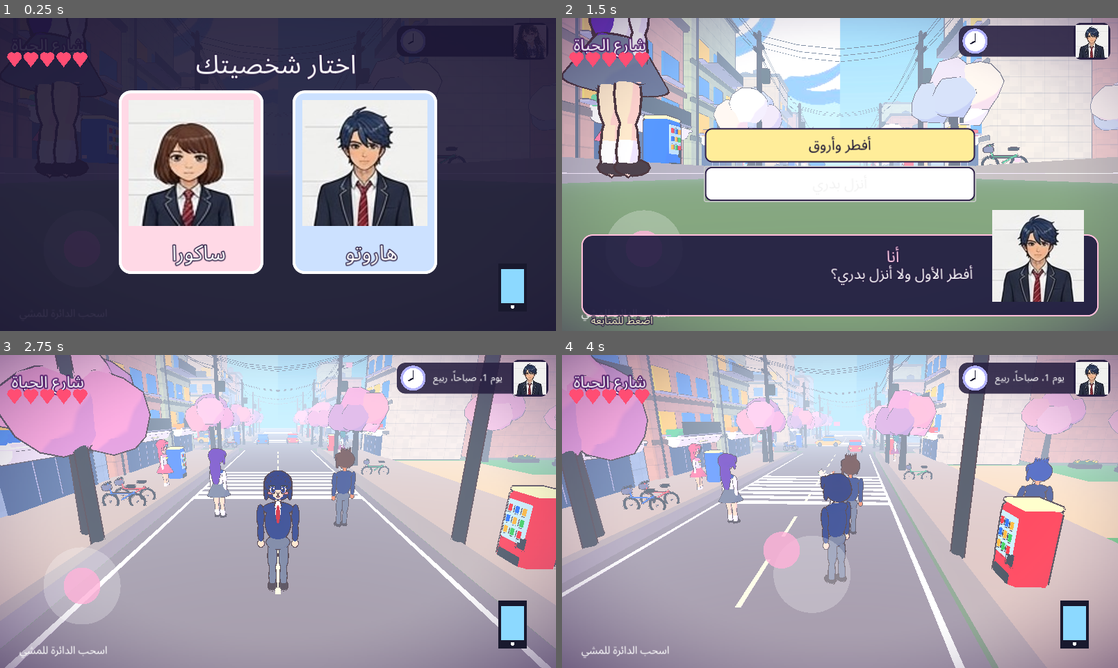
Above: before the commit, frames 1-4 (two rows, left to right).
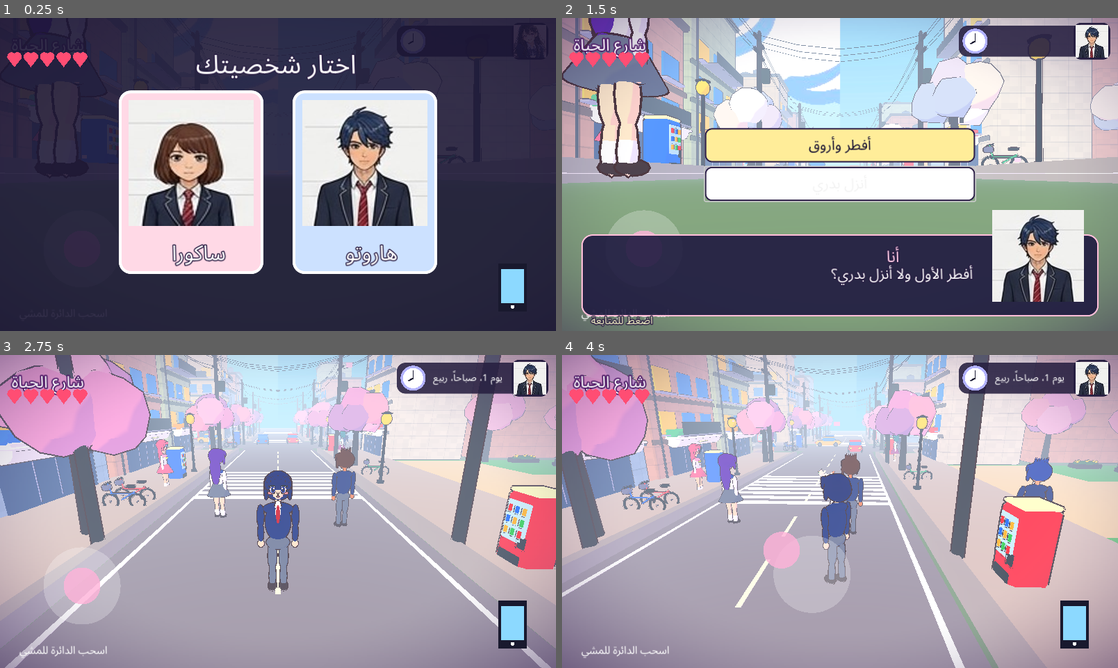
Above: after the commit, the same moments.

Repository: otakucoderstudio/anime-life-game
Game: Godot game, scene res://main.tscn
The game is run twice, just before and just after one commit, with the same random seed, the same clock (stepped at 60 frames per second) and the same inputs.
Inputs (mouse positions are in pixels of both pictures, inside the frame that each line leads up to):
- Up to frame 1 (0.25 s): no input
- Up to frame 2 (1.5 s): tap Enter at 0.5 s; move the mouse to (962, 158) at 0.52 s; hold Right (ui_right) 0.53-1.25 s; click (962, 158) at 0.67 s; drag from (728, 190) to (812, 237) at 1.27 s
- Up to frame 3 (2.75 s): click "أفطر وأروق" at 2 s
- Up to frame 4 (4 s): move the mouse to (895, 442) at 2.77 s; hold Right (ui_right) 2.78-3.5 s; drag from (812, 574) to (673, 464) at 3.52 s

The runs differ from the first frame. In frame 2, 0.7% of the frame differs, in the area x 23-88%, y 12-48%; in frame 3, 0.4%; in frame 4, 0.4%.

Commit message:
Source for v3d-0.49: Street lamps on main street

Diff:
--- a/godot-3d/main.gd
+++ b/godot-3d/main.gd
@@ -258,6 +258,8 @@
 			building(side,z,h,cols[(i+(1 if side>0 else 0))%cols.size()],i)
 			shop(side,z,i+(1 if side>0 else 0))
 		sakura(Vector3(-5.9,0,-float(i)*9.5-1),i) if i%2==0 else null
+		if i%2==0: pglb("lamp",Vector3(5.7,0.1,-float(i)*9.5-8.6),0.0)
+		else: pglb("lamp",Vector3(-5.7,0.1,-float(i)*9.5-3.0),180.0)
 		sakura(Vector3(5.9,0,-float(i)*9.5-6),i+3) if i%2==1 else null
 		if i%3==0:
 			bike(Vector3(-6.3,0.2,-float(i)*9.5-4),90,Color(0.3,0.5,0.8)); bike(Vector3(-6.3,0.2,-float(i)*9.5-5.0),90,Color(0.85,0.4,0.4))
@@ -890,7 +892,7 @@
 		if frames==30 and 'talk' in OS.get_cmdline_user_args(): start_scene('w1','',npcs[5].lines)
 		if frames==20 and 'momo' in OS.get_cmdline_user_args(): scene_layer.visible=false; mode='play'; player.position=Vector3(0,0,-6)
 		if frames==20 and 'bench' in OS.get_cmdline_user_args(): scene_layer.visible=false; mode='play'; energy=2; player.position=Vector3(20.0,0,-7.2)
-		if frames==20 and 'night' in OS.get_cmdline_user_args(): scene_layer.visible=false; mode='play'; hud_min=22.0*60.0; env_t=0.0; player.position=Vector3(26,0,-10.5)
+		if frames==20 and 'night' in OS.get_cmdline_user_args(): scene_layer.visible=false; mode='play'; hud_min=22.0*60.0; env_t=0.0; player.position=Vector3(0,0,-14)
 		if frames==20 and 'rain' in OS.get_cmdline_user_args(): scene_layer.visible=false; mode='play'; player.position=Vector3(0,0,-6); env_t=0.0
 		if frames==20 and 'street' in OS.get_cmdline_user_args(): scene_layer.visible=false; mode='play'; phone_btn.visible=true; player.position=Vector3(0,0,-20)
 		if frames==20 and 'park' in OS.get_cmdline_user_args(): scene_layer.visible=false; mode='play'; phone_btn.visible=true; player.position=Vector3(34.5,0,-4.5)
